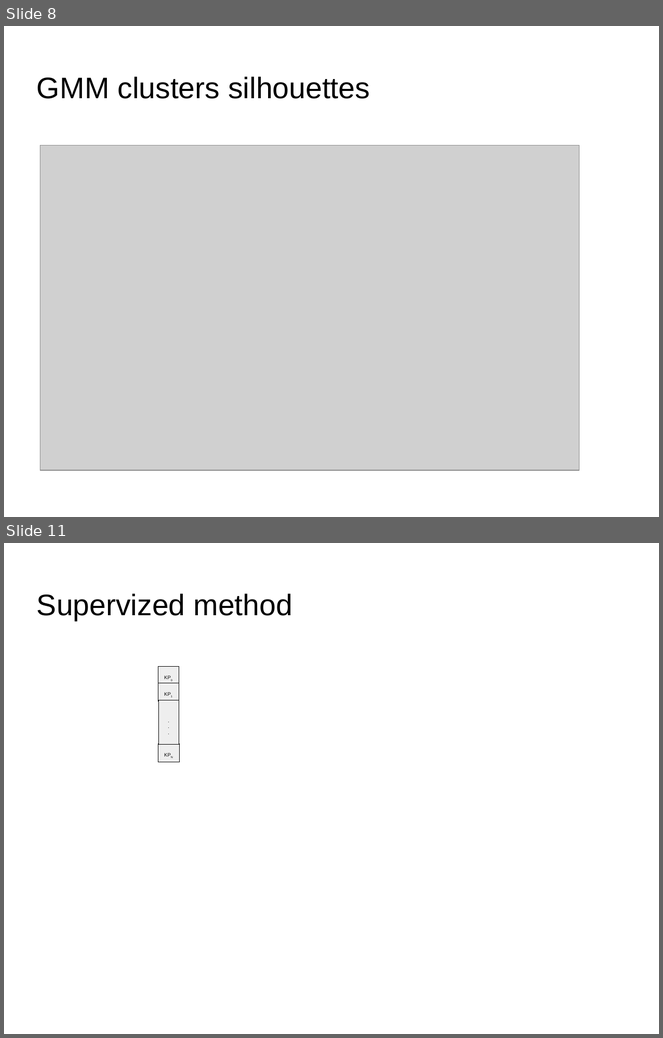
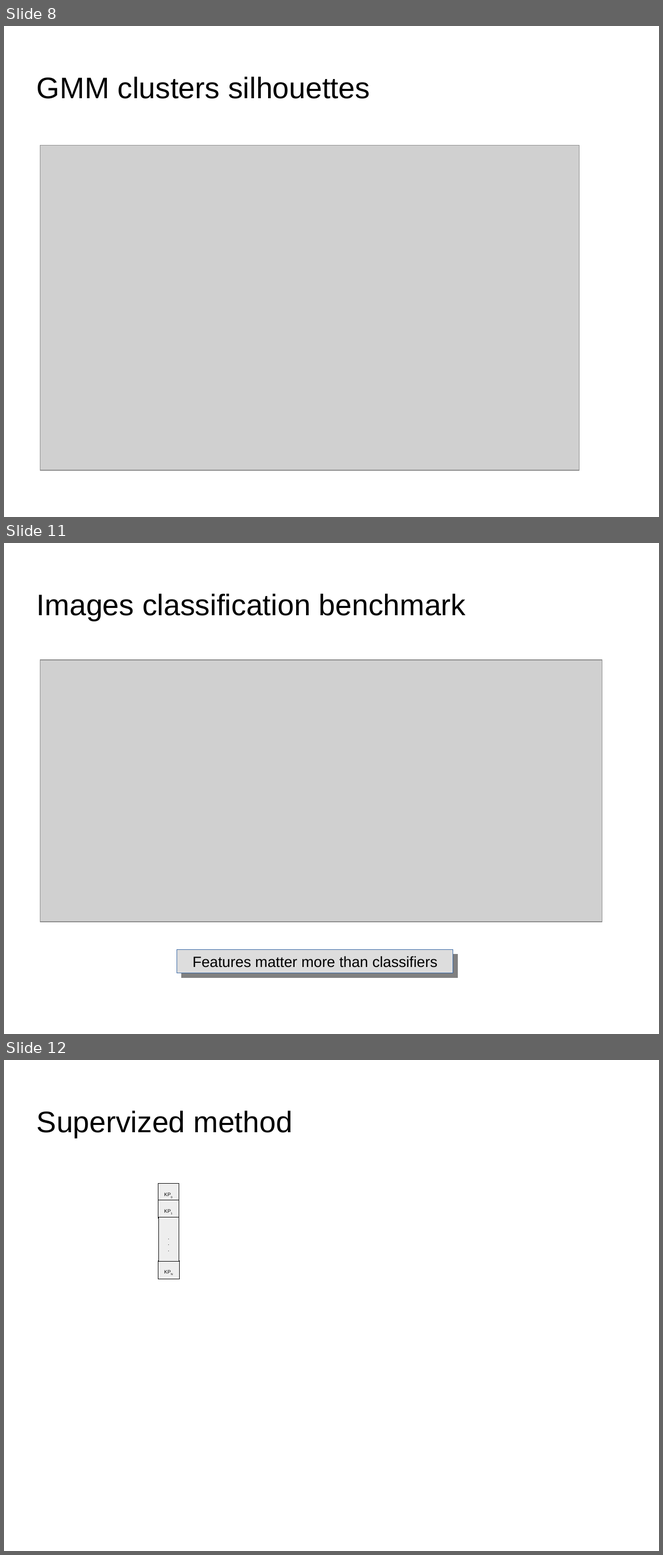
Before and after one commit to dataforcast/OC_Datascientist, a slide deck: P7/report/Openclassrooms_ParcoursDatascientist_P7-V1.odp. Shown one above the other, each under a label of ours: slides 8 and 11 before the commit, slides 8, 11 and 12 after it; the slides between them are not shown. The pictures are 663x1038 and 663x1555 pixels, drawn with LibreOffice and Linux fonts; fonts in the diff are those of the drawing; grey boxes stand for pictures; background and template pictures are left out. Boxes give left, top, right and bottom in pixels: in the first picture for what was removed or moved away, otherwise in the second. Text is boxed around its words. In the diff, an @@ line names an element or a change of style, - is before the commit and + after.

```diff
--- a/P7/report/Openclassrooms_ParcoursDatascientist_P7-V1.odp
+++ b/P7/report/Openclassrooms_ParcoursDatascientist_P7-V1.odp
@@ slide 11 added at <box>4,543,659,1034</box>, background picture (left out) @@
@@ title added at <box>37,593,466,621</box>, 36 pt, text #000000 @@
+Images classification benchmark
@@ picture added at <box>40,660,603,922</box> @@
@@ rectangle added at <box>177,950,453,974</box>, fill #DDDDDD, outline #3465A4 0 pt, 18 pt, text #000000 @@
+Features matter more than classifiers
@@ what was slide 11 is now slide 12 @@
```
Also in this commit, not shown: 1 slide changed, 2 other slides added, 2 slides removed, 3 other files.
